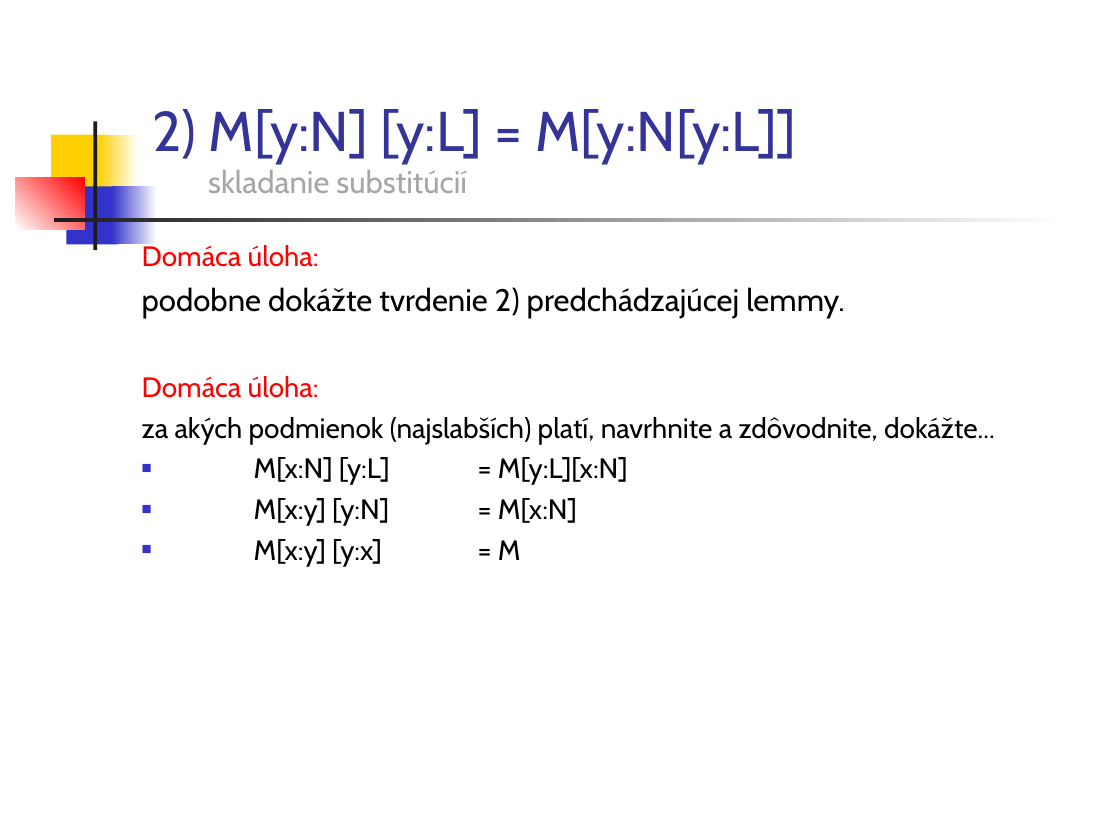
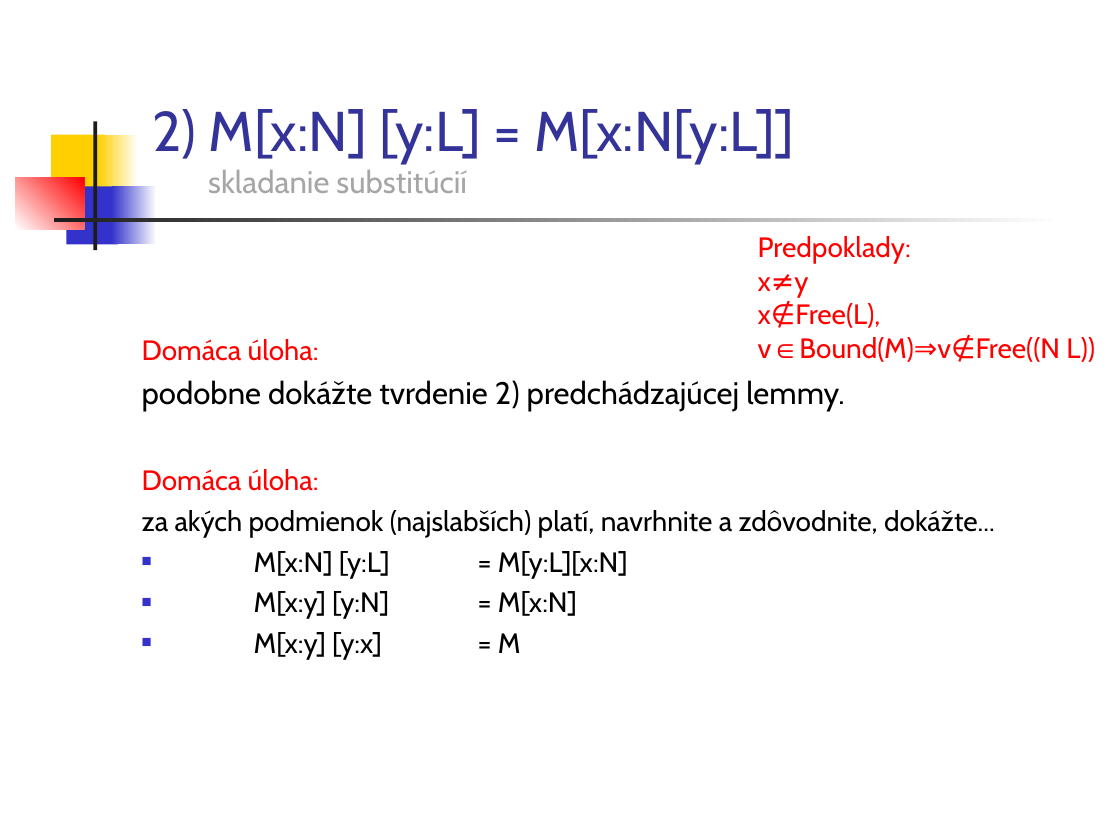
Before and after one commit to Funkcionalne/Prednasky, a slide deck: slide 21 of 05/05_fpro.ppt (slide 20 before the commit). Drawn at 1120x840 pixels with LibreOffice and Linux fonts; fonts in the diff are those of the drawing. Boxes give left, top, right and bottom in pixels: in the first picture for what was removed or moved away, otherwise in the second. Text is boxed around its words. In the diff, an @@ line names an element or a change of style, - is before the commit and + after.

```diff
--- a/05/05_fpro.ppt
+++ b/05/05_fpro.ppt
@@ title at <box>152,109,794,193</box>: text changed @@
-2) M[y:N] [y:L] = M[y:N[y:L]]
-skladanie substitúcií
+2) M[x:N] [y:L] = M[x:N[y:L]]
+skladanie substitúcií
@@ text added at <box>758,236,1095,362</box>, 18 pt, text #FF0000 @@
+Predpoklady:
+x≠y
+x∉Free(L),
+v∈Bound(M)⇒v∉Free((N L))
@@ text "Domáca úloha:": place and size @@
-text "Domáca úloha:" at <box>142,243,995,566</box>
+text "Domáca úloha:" at <box>142,339,995,659</box>
```
Also in this commit, not shown: 20 other slides changed, 2 slides added, 1 other file.
